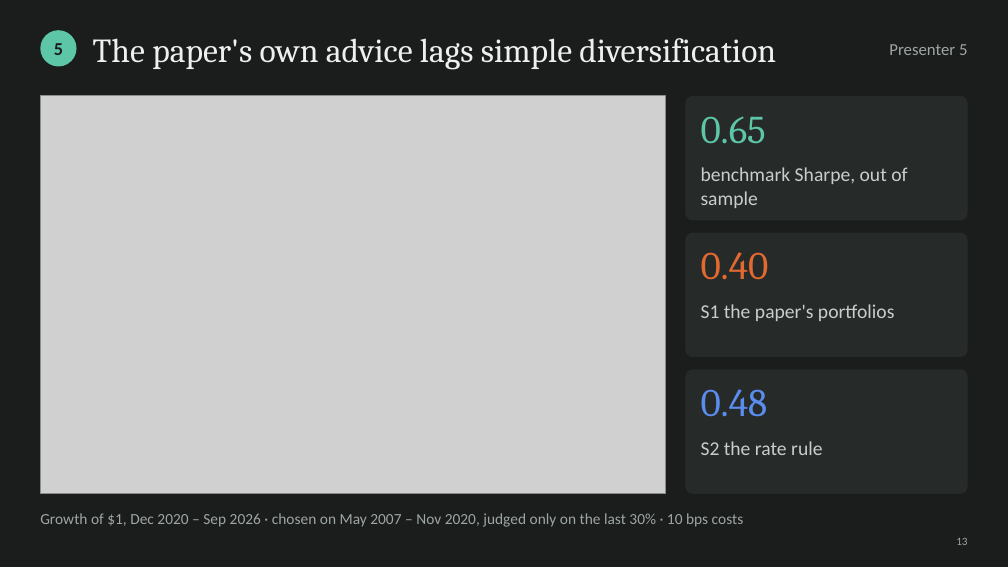
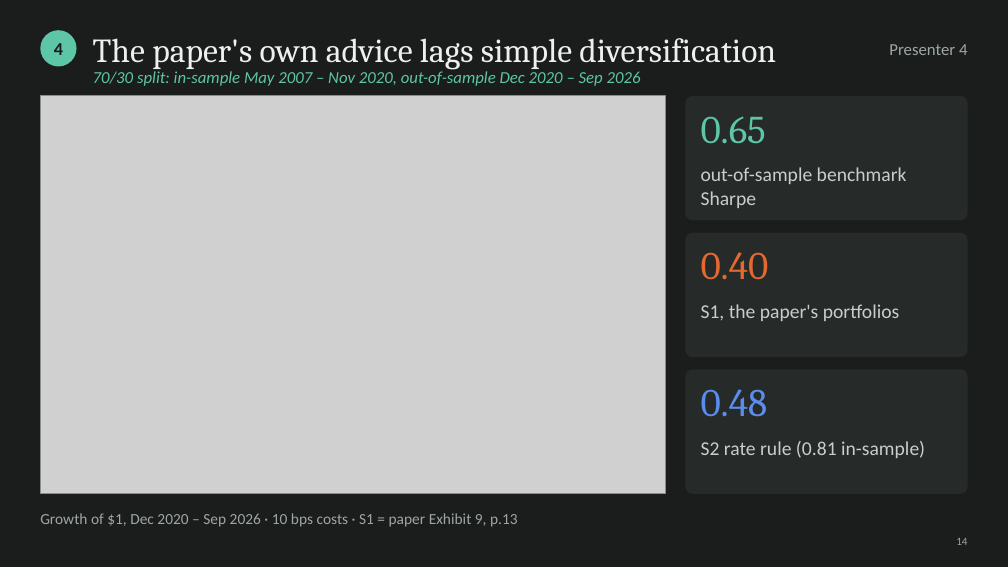
Before and after one commit to cyee02/MQF, a slide deck: slide 15 of QF600/Final Assignment/04 - Presentation Slides Group 6.pptx (slide 13 before the commit). Drawn at 1008x567 pixels with LibreOffice and Linux fonts; fonts in the diff are those of the drawing; grey boxes stand for pictures. Boxes give left, top, right and bottom in pixels: in the first picture for what was removed or moved away, otherwise in the second. Text is boxed around its words. In the diff, an @@ line names an element or a change of style, - is before the commit and + after.

```diff
--- a/QF600/Final Assignment/04 - Presentation Slides Group 6.pptx
+++ b/QF600/Final Assignment/04 - Presentation Slides Group 6.pptx
@@ text at (54, 43, 63, 55): text changed @@
-5
+4
@@ text at (889, 44, 967, 55): text changed @@
-Presenter 5
+Presenter 4
@@ text added at (93, 69, 641, 86), 12 pt, text #5CC6A7, italic @@
+70/30 split: in-sample May 2007 – Nov 2020, out-of-sample Dec 2020 – Sep 2026
@@ text at (701, 167, 907, 208): text changed @@
-benchmark Sharpe, out of sample
+out-of-sample benchmark Sharpe
@@ text at (701, 304, 899, 321): text changed @@
-S1 the paper's portfolios
+S1, the paper's portfolios
@@ text at (701, 441, 925, 458): text changed @@
-S2 the rate rule
+S2 rate rule (0.81 in-sample)
@@ text at (40, 513, 518, 527): text changed @@
-Growth of $1, Dec 2020 – Sep 2026 · chosen on May 2007 – Nov 2020, judged only on the last 30% · 10 bps costs
+Growth of $1, Dec 2020 – Sep 2026 · 10 bps costs · S1 = paper Exhibit 9, p.13
@@ text at (956, 538, 967, 545): text changed @@
-13
+14
```
Also in this commit, not shown: 18 other slides changed, 7 slides added, 29 other files.
